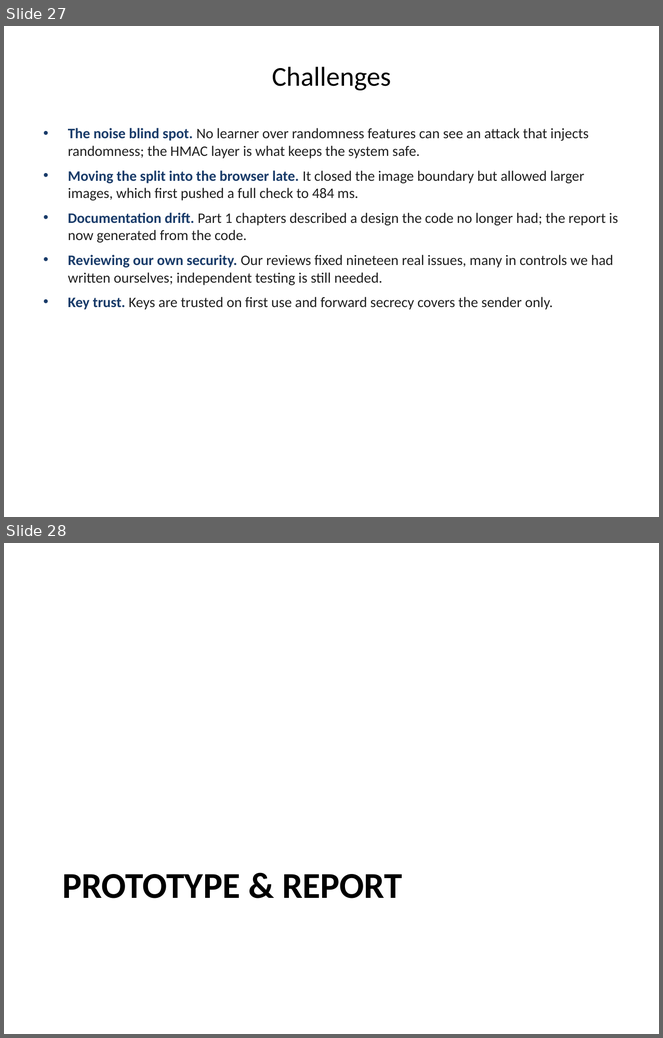
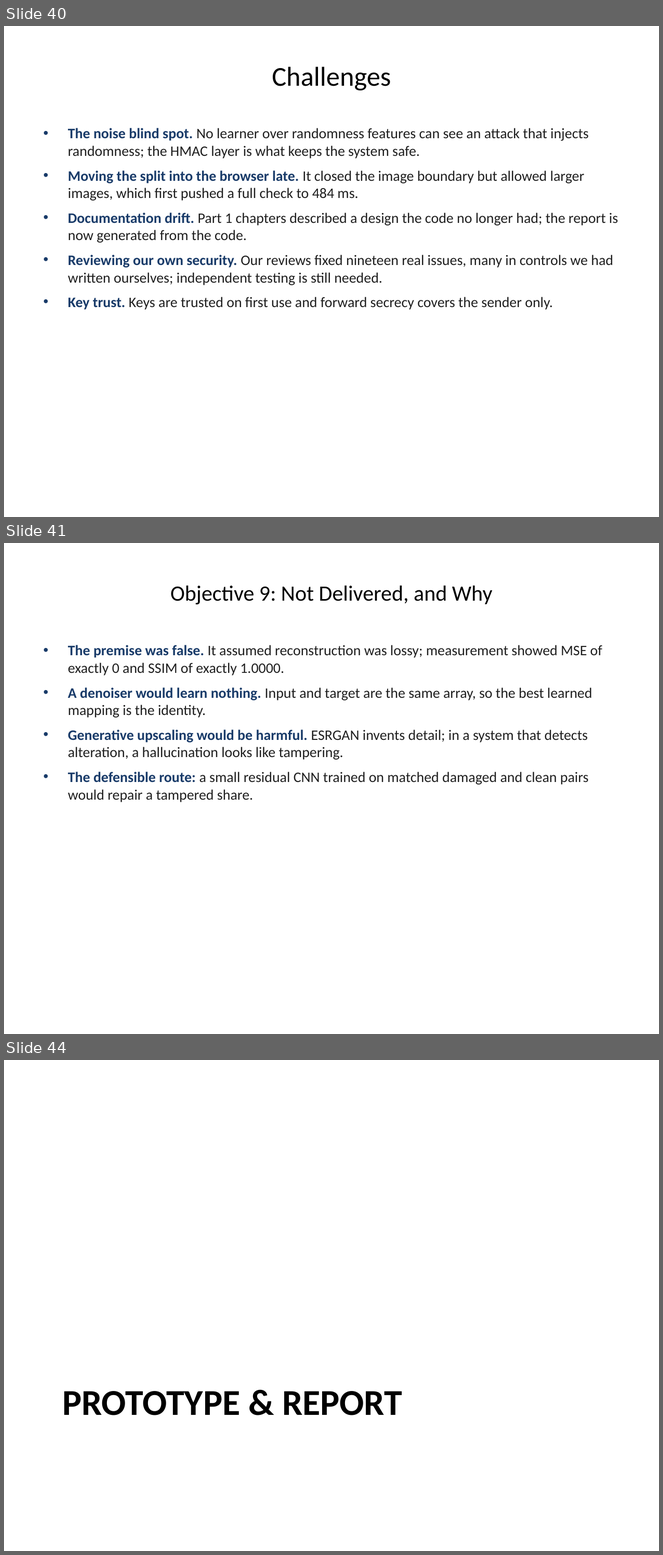
Before and after one commit to 1337PAIN/Reveal-X-chat, a slide deck: Reveal-X_FYP_Presentation.pptx. Shown one above the other, each under a label of ours: slides 27 and 28 before the commit, slides 40, 41 and 44 after it; the slides between them are not shown. The pictures are 663x1038 and 663x1555 pixels, drawn with LibreOffice and Linux fonts; fonts in the diff are those of the drawing; background and template pictures are left out. Boxes give left, top, right and bottom in pixels: in the first picture for what was removed or moved away, otherwise in the second. Text is boxed around its words. In the diff, an @@ line names an element or a change of style, - is before the commit and + after.

```diff
--- a/Reveal-X_FYP_Presentation.pptx
+++ b/Reveal-X_FYP_Presentation.pptx
@@ slide 41 added at bbox=[4, 543, 659, 1034], background picture (left out) @@
@@ title added at bbox=[170, 585, 493, 605], 24 pt, text #000000 @@
+Objective 9: Not Delivered, and Why
@@ text added at bbox=[68, 645, 603, 802], 16 pt, text #1F1F1F @@
+• The premise was false. It assumed reconstruction was lossy; measurement showed MSE of exactly 0 and SSIM of exactly 1.0000.
+• A denoiser would learn nothing. Input and target are the same array, so the best learned mapping is the identity.
+• Generative upscaling would be harmful. ESRGAN invents detail; in a system that detects alteration, a hallucination looks like tampering.
+• The defensible route: a small residual CNN trained on matched damaged and clean pairs would repair a tampered share.
@@ what was slide 27 is now slide 40 @@
@@ what was slide 28 is now slide 44 @@
```
Also in this commit, not shown: 17 other slides added, 1 other file.
